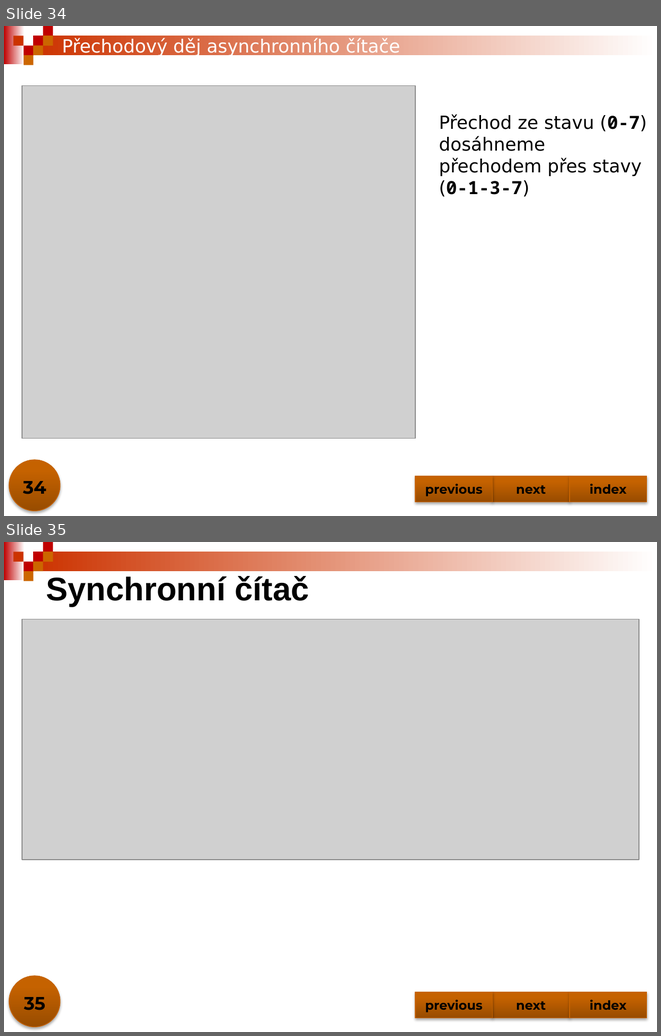
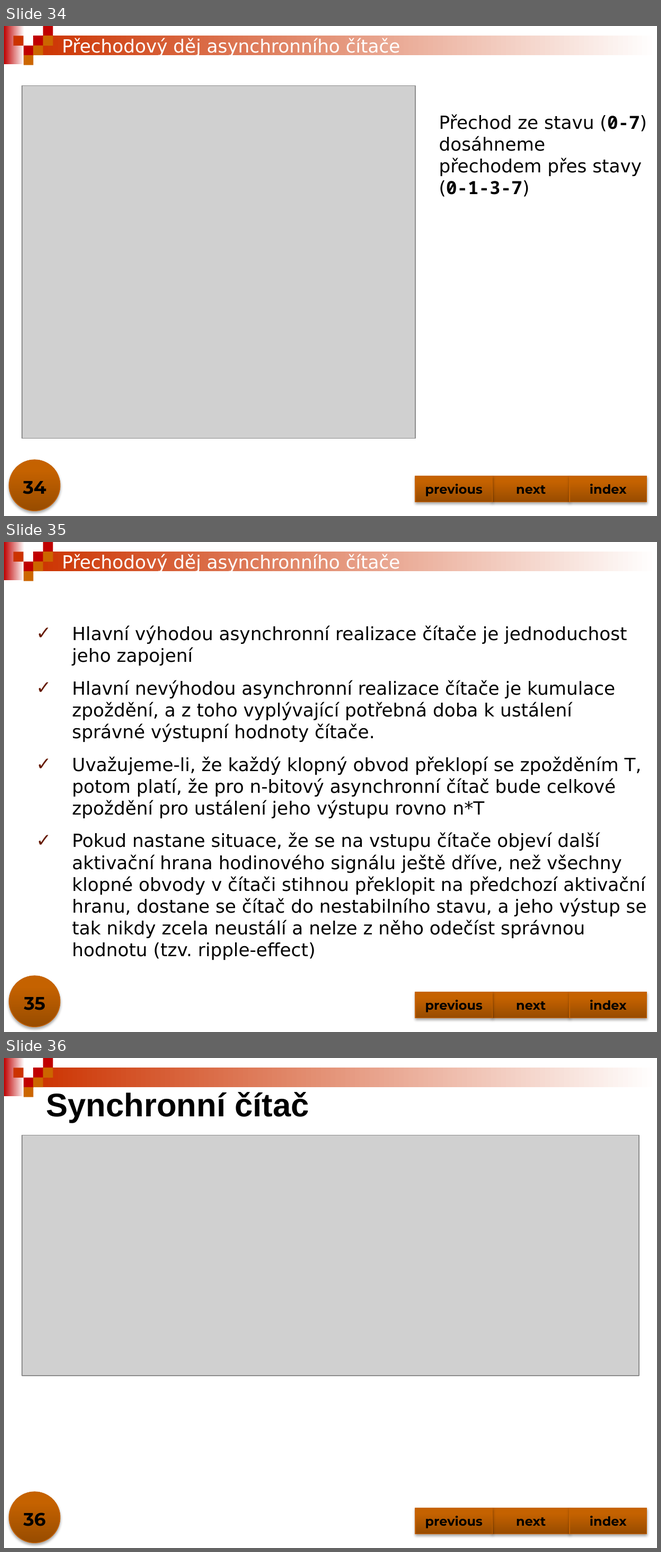
Before and after one commit to jjasik/spse, a slide deck: predmety/dig/materialy/citace.pptx. Shown one above the other, each under a label of ours: slides 34 and 35 before the commit, slides 34, 35 and 36 after it. The pictures are 661x1036 and 661x1552 pixels, drawn with LibreOffice and Linux fonts; fonts in the diff are those of the drawing; grey boxes stand for pictures. Boxes give left, top, right and bottom in pixels: in the first picture for what was removed or moved away, otherwise in the second. Text is boxed around its words. In the diff, an @@ line names an element or a change of style, - is before the commit and + after.

```diff
--- a/predmety/dig/materialy/citace.pptx
+++ b/predmety/dig/materialy/citace.pptx
@@ slide 35 added at (4, 542, 657, 1032), background #FFFFFF; not listed: 9 template elements that a slide beside it also shows @@
@@ title added at (62, 554, 400, 573), 20 pt, text #FFFFFF @@
+Přechodový děj asynchronního čítače
@@ text added at (72, 626, 647, 960), 20 pt, text #000000 @@
+✓ Hlavní výhodou asynchronní realizace čítače je jednoduchost jeho zapojení
+✓ Hlavní nevýhodou asynchronní realizace čítače je kumulace zpoždění, a z toho vyplývající potřebná doba k ustálení správné výstupní hodnoty čítače.
+✓ Uvažujeme-li, že každý klopný obvod překlopí se zpožděním T, potom platí, že pro n-bitový asynchronní čítač bude celkové zpoždění pro ustálení jeho výstupu rovno n*T
+✓ Pokud nastane situace, že se na vstupu čítače objeví další aktivační hrana hodinového signálu ještě dříve, než všechny klopné obvody v čítači stihnou překlopit na předchozí aktivační hranu, dostane se čítač do nestabilního stavu, a jeho výstup se tak nikdy zcela neustálí a nelze z něho odečíst správnou hodnotu (tzv. ripple-effect)
@@ ellipse added at (9, 976, 60, 1026), fill gradient #984C00 to #C66300 to #C76300, outline #C86400 0.75 pt @@
@@ page number added at (24, 997, 45, 1010), 20 pt, text #000000, bold @@
+35
@@ action button blank added at (415, 992, 493, 1017), fill gradient #984C00 to #C66300 to #C76300, outline #C86400 0.75 pt, 14 pt, text #000000, bold @@
+previous
@@ action button blank added at (493, 992, 570, 1017), fill gradient #984C00 to #C66300 to #C76300, outline #C86400 0.75 pt, 14 pt, text #000000, bold @@
+next
@@ action button blank added at (570, 992, 646, 1017), fill gradient #984C00 to #C66300 to #C76300, outline #C86400 0.75 pt, 14 pt, text #000000, bold @@
+index
@@ what was slide 35 is now slide 36 @@
@@ page number at (24, 1512, 46, 1526): text changed @@
-35
+36
```
Also in this commit, not shown: 19 slides changed.
